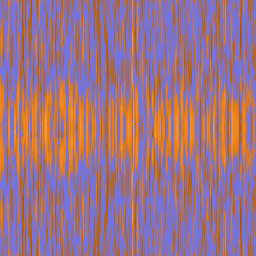
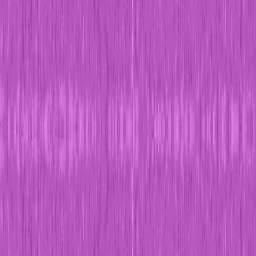
Two versions of the same layered image (256x256). Layer-by-layer changes:
added layer "Layer 2" (color) above "Layer 1" over [0, 0, 256, 256]
